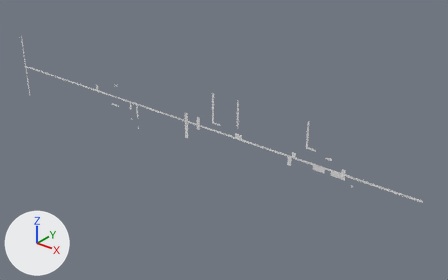
An edit to the OBJ model Assets/Tiled2Unity/Meshes/Parallel_Compito_10 - Copia.obj, drawn before and after from the same camera.
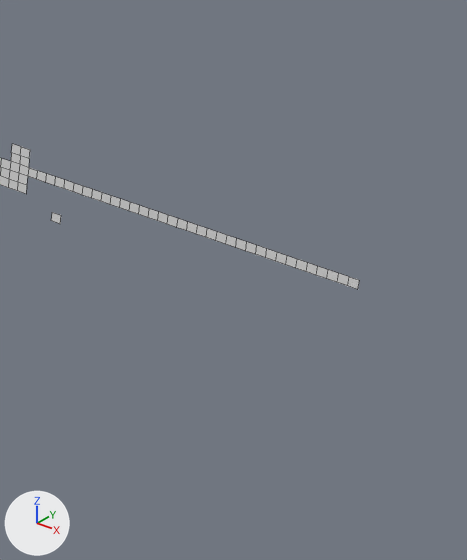
Old and new are each drawn whole from a camera (50 mm lens) standing at (35.7, -108.4, 55.6) and looking at (-55.5, 5.6, -15.1) and again close up on the part from 76% to 100% of the width and 48% to 95% of the height. Arrows for +X, +Y and +Z are at lower left; the lights stay in place. The close-ups show mesh edges as thin lines. Where no turn or scale is listed for an object, it has been applied to the vertices.

The first close-up shows 'Parallel_Compito_10 - Copia'.
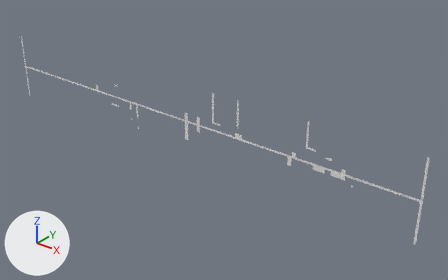
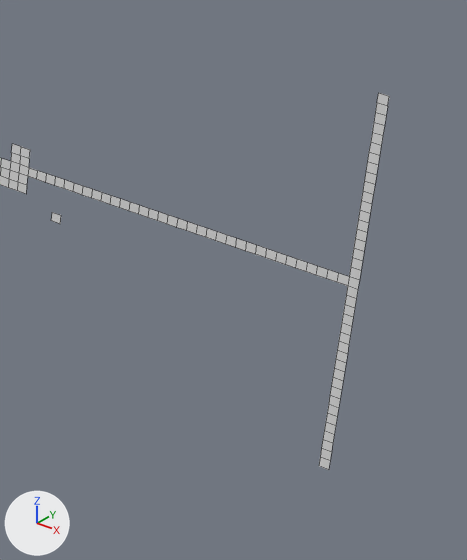
Pixel boxes [x1, y1, x2, y2] of what changed, in the close-ups (467 x 560 px):
'Parallel_Compito_10 - Copia', reshaped: before [0, 144, 359, 289]; after [0, 93, 389, 470]
part 1 of me_parallel_compito_10___copia, added: after [319, 93, 389, 470]

What the commit changed:
me_parallel_compito_10___copia is used by ob_parallel_compito_10___copia; location (0.0, 0.0, 0.0).
me_parallel_compito_10___copia had 900 vertices, 469 faces and spanned x -132.6..0.0, y 0.0, z -20.5..0.0.
me_parallel_compito_10___copia now has 984 vertices, 512 faces and spans x -132.6..0.0, y 0.0, z -20.5..0.0.
Part 1, on me_parallel_compito_10___copia:
37 vertices are added at x -0.5, y 0.0, z -20.5..0.0.
5 new vertices lie (0.0, 0.0, -0.6) away from vertices in x -64.0..0.0, y 0.0, z -14.8..-10.2.
5 new vertices lie (0.0, 0.0, -0.5) away from vertices in x -59.9..0.0, y 0.0, z -11.3..-10.8.
37 new vertices lie (0.5, 0.0, 0.0) away from vertices in x -0.5, y 0.0, z -20.5..0.0.
43 new faces join them.
